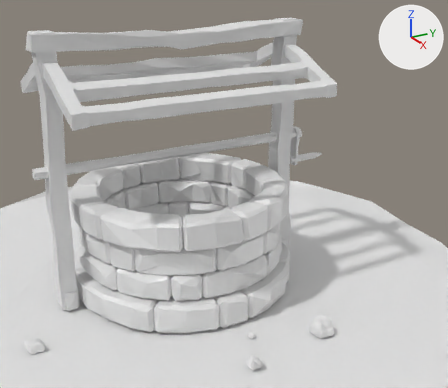
Two versions of the Blender file re-creations/well.blend, one commit apart.
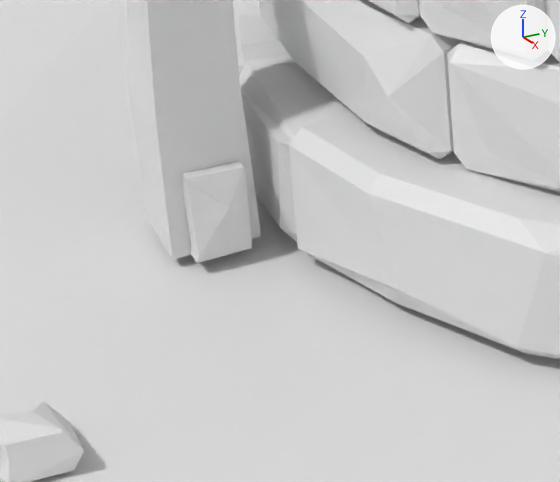
The first picture shows the older version from a 50 mm camera at (39.0, -18.5, 21.9) aimed at (4.2, 1.3, 6.9). The close-ups show both versions on the part from 7% to 31% of the width and 67% to 91% of the height of that picture; other places that the commit changed are outside them. Every picture has the same lights, and +X, +Y and +Z are marked at upper right.

The older version as bpy lines, for what is in view:
```python
me_cube_001 = bpy.data.meshes.new('Cube.001')
me_cube_001.from_pydata(...)  # 384 vertices, 408 faces; spans x -8.2..8.4, y -8.4..8.3, z -1.0..1.0
me_cube_001.materials.append(mat_material)  # white #e7e7e7
me_cube_002 = bpy.data.meshes.new('Cube.002')
me_cube_002.from_pydata(...)  # 384 vertices, 408 faces; spans x -8.3..8.4, y -8.2..8.3, z -1.0..1.0
me_cube_002.materials.append(mat_material)  # white #e7e7e7
me_cube_004 = bpy.data.meshes.new('Cube.004')
me_cube_004.from_pydata(...)  # 950 vertices, 955 faces; spans x -9.8..9.7, y -1.4..30.5, z -1.0..1.1
ob_basewoodroof = bpy.data.objects.new('basewoodRoof', me_cube_004)
ob_basewoodroof.location = (0.0, -8.99, 7.93)
ob_basewoodroof.scale = (0.618, 0.618, 8.84)
ob_m1well = bpy.data.objects.new('m1Well', me_cube_001)
ob_m1well.location = (0.0, 0.0, 1.95)
ob_m1well.rotation_euler = (0.0, 0.0, -0.405)  # degrees (0, 0, -23)
ob_m1well.scale = (0.914, 0.914, 0.914)
ob_m2well = bpy.data.objects.new('m2well', me_cube_002)
ob_m2well.location = (0.0, 0.0, 3.81)
ob_m2well.rotation_euler = (0.0, 0.0, 0.559)  # degrees (0, 0, 32)
ob_m2well.scale = (0.914, 0.914, 0.914)
# also in view: 'stone' at (4.2, -12.4, -0.6); 'baseWell' at (0.1, 0.0, 0.1); 'base' at (-0.6, 2.2, -1.5)
```
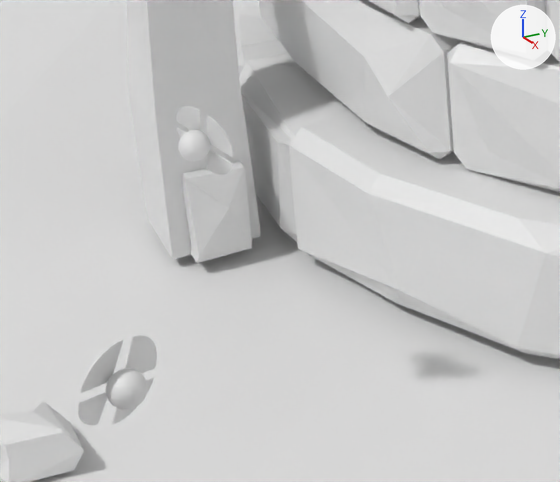
Where the change shows, as pixel boxes [x1, y1, x2, y2] in the close-ups (560 x 482 px):
'firefly.005', added
    after: [78, 335, 157, 425]
'firefly', added
    after: [176, 106, 234, 175]

What changed in the scene script:
```text
Add me_sphere_013:
    me_sphere_013.from_pydata(...)  # 568 vertices, 563 faces; spans x -0.82..1.29, y -2.0..2.96, z -2.4..2.46
Add ob_firefly_005:
    ob_firefly_005 = bpy.data.objects.new('firefly.005', me_sphere_013)
    ob_firefly_005.location = (12.92, -12.87, 5.18)
    ob_firefly_005.rotation_euler = (0.24, -0.137, 60.2)  # degrees (14, -7.8, 209)
    ob_firefly_005.scale = (0.188, 0.188, 0.188)
Add ob_firefly:
    ob_firefly = bpy.data.objects.new('firefly', me_sphere_013.copy())
    ob_firefly.location = (4.69, -10.08, 2.87)
    ob_firefly.rotation_euler = (0.24, -0.137, 58.63)  # degrees (14, -7.8, 119)
    ob_firefly.scale = (0.188, 0.188, 0.188)
```
